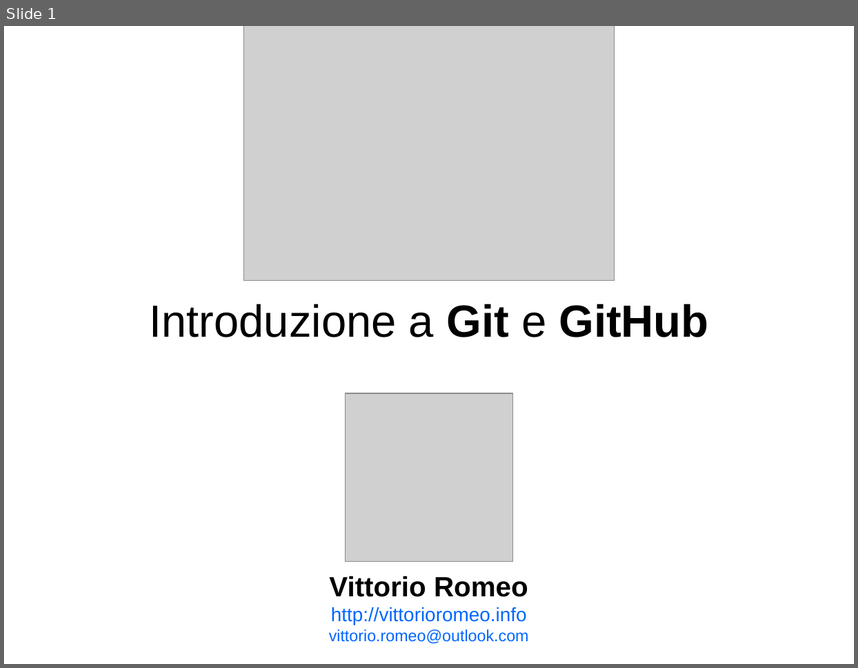
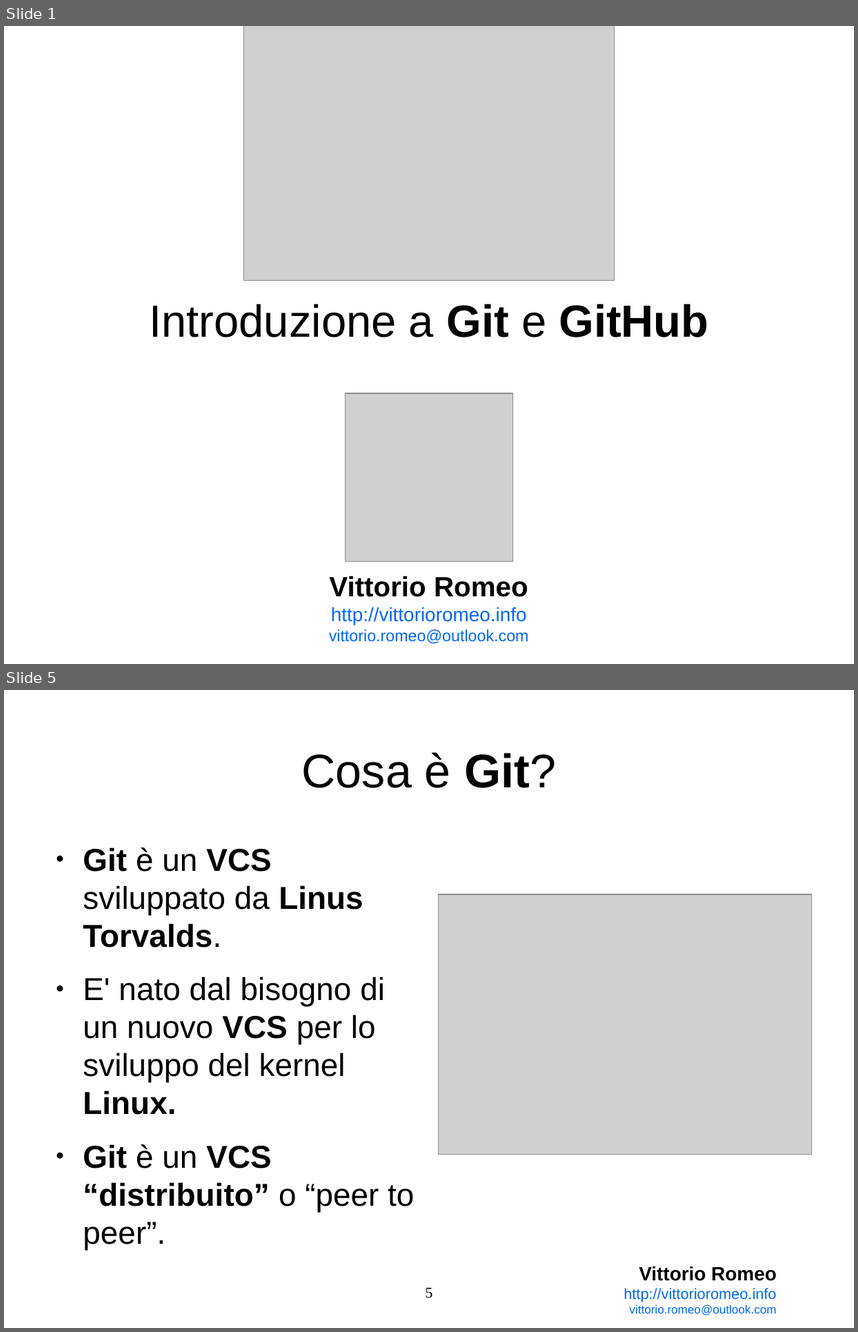
Before and after one commit to vittorioromeo/linuxDay2014, a slide deck: presentation.odp. Shown one above the other, each under a label of ours: slide 1 before the commit, slides 1 and 5 after it; the slides between them are not shown. The pictures are 858x668 and 858x1332 pixels, drawn with LibreOffice and Linux fonts; fonts in the diff are those of the drawing; grey boxes stand for pictures; background and template pictures are left out. Boxes give left, top, right and bottom in pixels: in the first picture for what was removed or moved away, otherwise in the second. Text is boxed around its words. In the diff, an @@ line names an element or a change of style, - is before the commit and + after.

```diff
--- a/presentation.odp
+++ b/presentation.odp
@@ slide 5 added at (4,690,854,1328), background #FFFFFF @@
@@ title added at (302,752,556,788), 44 pt, text #000000 @@
+Cosa è Git?
@@ text added at (83,847,414,1212), 29.6 pt, text #000000 @@
+● Git è un VCS sviluppato da Linus Torvalds.
+● E' nato dal bisogno di un nuovo VCS per lo sviluppo del kernel Linux.
+● Git è un VCS “distribuito” o “peer to peer”.
@@ picture added at (438,894,812,1154) @@
@@ text added at (624,1265,777,1315), 11 pt, text #0066FF @@
+Vittorio Romeo
+http://vittorioromeo.info
+vittorio.romeo@outlook.com
@@ page number added at (426,1287,433,1298), 14 pt, text #000000 @@
+5
```
Also in this commit, not shown: 5 slides changed, 11 other slides added, 10 slides removed, 13 other files.
